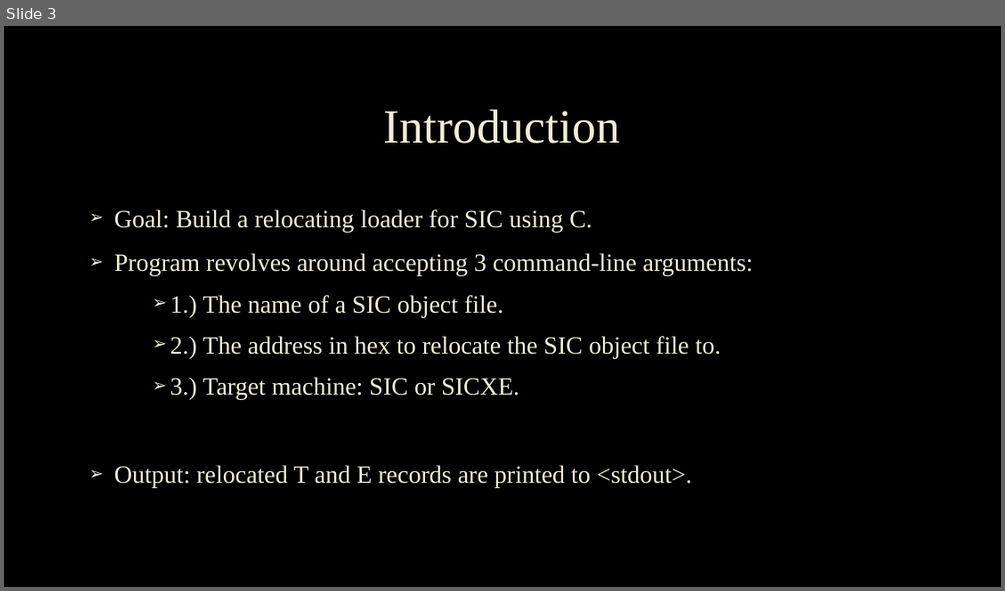
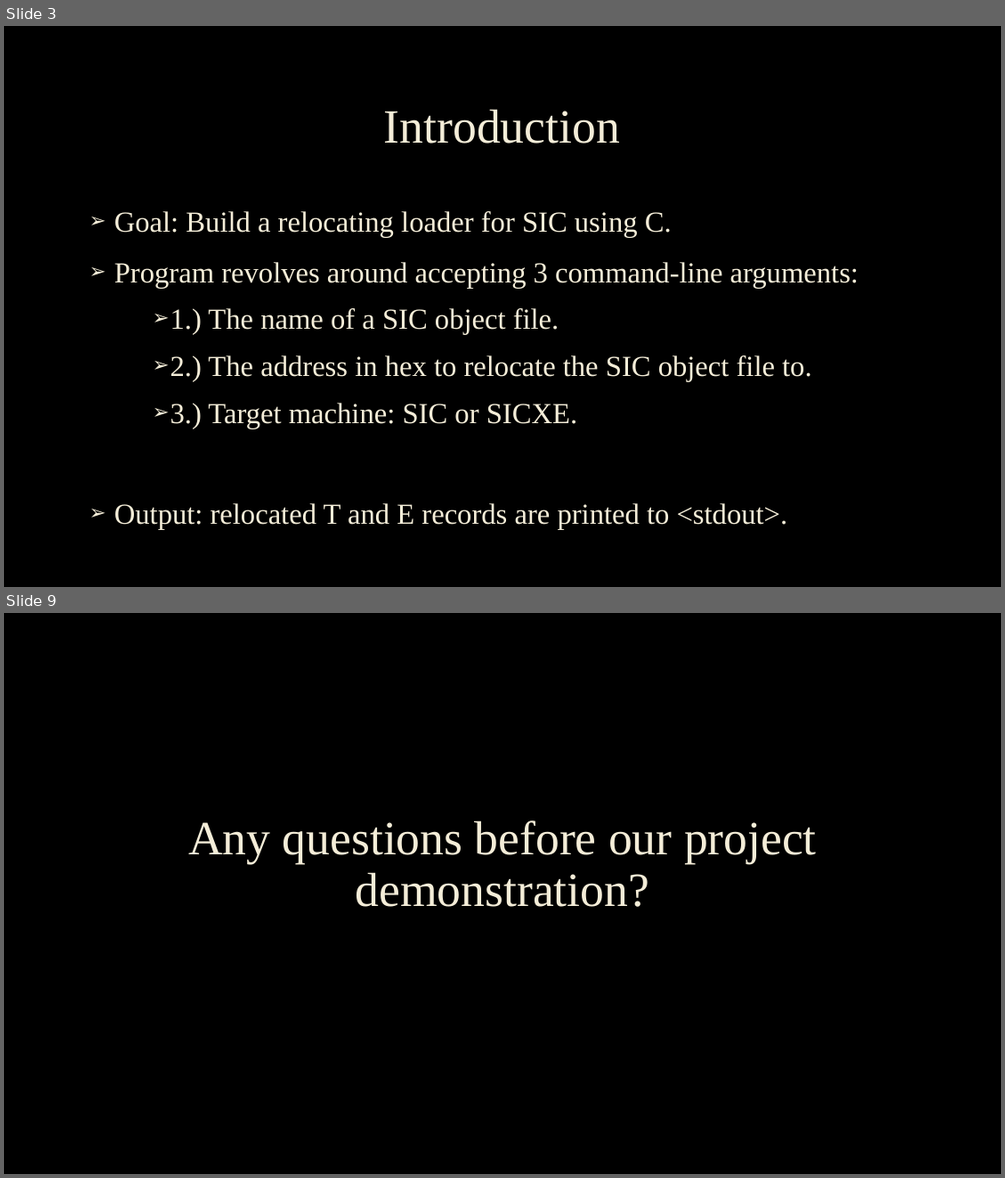
Before and after one commit to Nack2544/Relocating-Loader, a slide deck: Project4_Relocating-Loader.pptx. Shown one above the other, each under a label of ours: slide 3 before the commit, slides 3 and 9 after it; the slides between them are not shown. The pictures are 1005x591 and 1005x1178 pixels, drawn with LibreOffice and Linux fonts; fonts in the diff are those of the drawing; background and template pictures are left out. Boxes give left, top, right and bottom in pixels: in the first picture for what was removed or moved away, otherwise in the second. Text is boxed around its words. In the diff, an @@ line names an element or a change of style, - is before the commit and + after.

Commit message:
Add files via upload
Update to PowerPoint. Shorter, easier (not super technical), and includes a screenshot of code for style points?

```diff
--- a/Project4_Relocating-Loader.pptx
+++ b/Project4_Relocating-Loader.pptx
@@ slide 9 added at (4, 613, 1001, 1174), background picture (left out) @@
@@ title added at (188, 820, 817, 907), 46 pt, text #F4EDD8 @@
+Any questions before our project demonstration?
@@ slide 3 changed as well @@
@@ text "Goal: Build a relocating loader ..." at (114, 211, 858, 530): size 24 to 28 pt @@
```
Also in this commit, not shown: 2 other slides changed, 5 other slides added, 9 slides removed.
